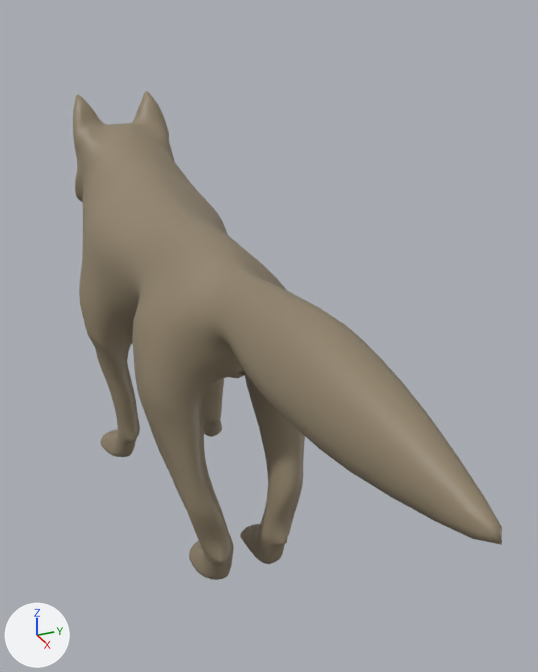
A saved change to the FBX model Products/assets_Micha/wolf retopo.fbx.
Before and after are seen from a 50 mm lens placed at (4.27, -1.38, 3.32), pointed at (0.48, 0.33, 1.43). The axes (+X, +Y, +Z) are drawn at lower left. The lights are the same throughout. The picture after the commit comes second. Where no turn or scale is listed for an object, it has been applied to the vertices.
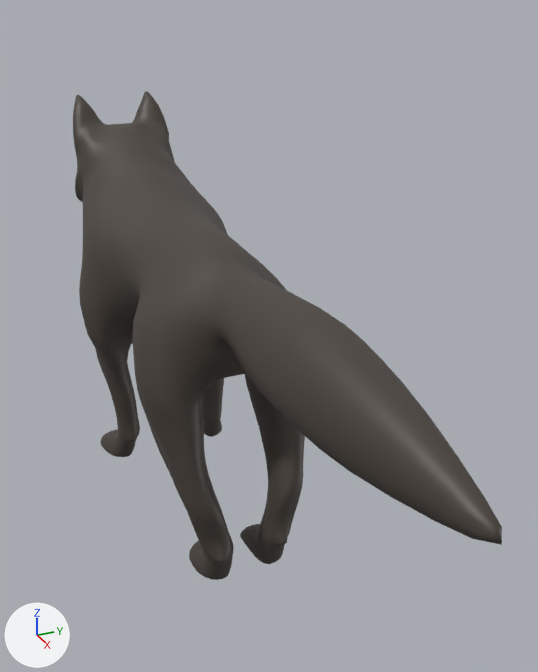
The newer file is also rescaled (x0.7) as a whole; pictures and numbers use the older file's frame.

Location of each change, (x1, y1, x2, y2) in pixels of the pictures (538 x 672 px; the box of a moved part takes in the faces that stretch with it):
part 1 of me_sphere, moved or reshaped
    before: (224, 369, 247, 378)
    after: (224, 369, 246, 378)
part 2 of me_sphere, recoloured (brown to dark grey)
    both: (73, 91, 502, 580)

Diff of the bpy script that builds the scene:
```diff
--- a/Products/assets_Micha/wolf retopo.fbx.py
+++ b/Products/assets_Micha/wolf retopo.fbx.py
@@ mat_fur_placeholder @@
+mat_fur_placeholder = principled_material('fur placeholder')
+mat_fur_placeholder.base_color = (0.0652, 0.0517, 0.0417)  # dark grey #48403a
@@ me_sphere @@
 # used by ob_sphere; location = (0.0, 0.0, 0.0)
-me_sphere.from_pydata(...)  # 7630 vertices, 7628 faces; spans x -2.15..2.93, y -0.59..0.59, z 0.0..2.64
+me_sphere.from_pydata(...)  # 7629 vertices, 7626 faces; spans x -2.15..2.93, y -0.59..0.59, z 0.0..2.64
+# me_sphere part 1
+# 3 vertices are removed from x 0.78..0.87, y 0.0, z 1.35..1.41
+# 10 faces are deleted
+# 2 vertices are added at (0.84, 0.0, 1.43), (0.81, 0.0, 1.4)
+# 8 new faces join them, mat_fur_placeholder (dark grey #48403a)
+# me_sphere part 2: 6978 faces spanning x -2.15..2.93, y -0.59..0.59, z 0.0..2.64 switch from mat_material_004 (brown #90826a) to mat_fur_placeholder (dark grey #48403a)
 me_sphere.materials.append(mat_material)
```
